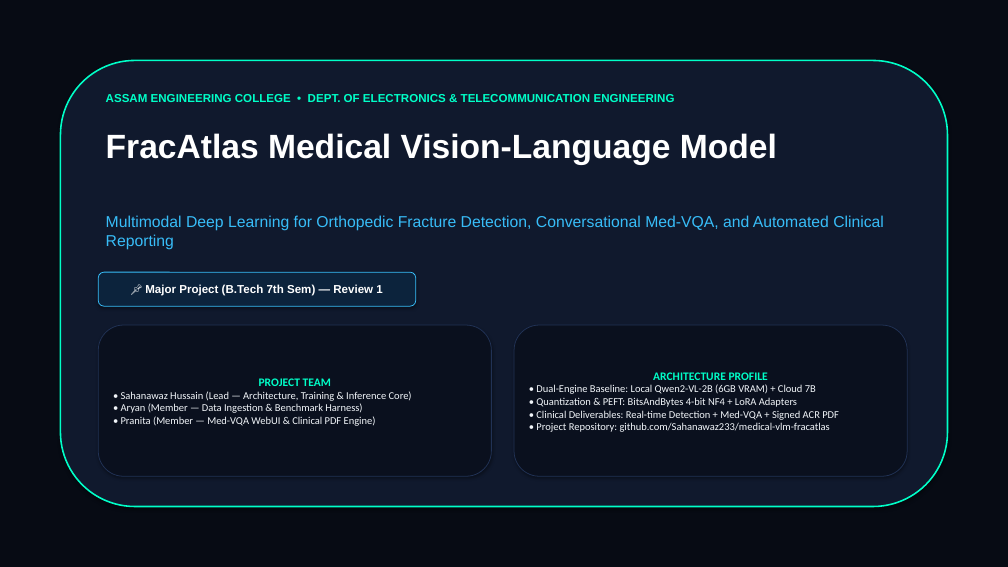
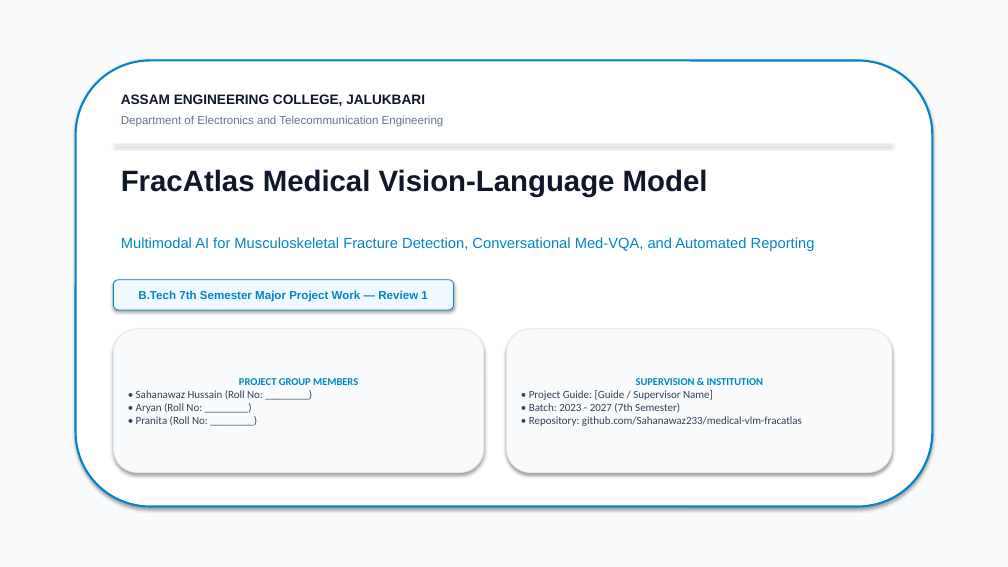
Before and after one commit to Sahanawaz233/medical-vlm-fracatlas, a slide deck: slide 1 of Review_1_Presentation.pptx. Drawn at 1008x567 pixels with LibreOffice and Linux fonts; fonts in the diff are those of the drawing. Boxes give left, top, right and bottom in pixels: in the first picture for what was removed or moved away, otherwise in the second. Text is boxed around its words. In the diff, an @@ line names an element or a change of style, - is before the commit and + after.

Commit message:
docs: finalize clean academic 12-slide presentation for Review 1

```diff
--- a/Review_1_Presentation.pptx
+++ b/Review_1_Presentation.pptx
@@ rectangle at [0,0,1008,567]: fill #070B14 to #F8FAFC @@
@@ rounded rectangle: place and size @@
-rounded rectangle at [60,60,948,507]
+rounded rectangle at [76,60,932,507]
@@ rounded rectangle at [76,60,932,507]: fill #10192D to #FFFFFF; outline #00FFC8 1.5 pt to #0284C7 2 pt @@
@@ text at [121,94,425,106]: text changed; size 11 to 13 pt; text colour #00FFC8 to #0F172A @@
-ASSAM ENGINEERING COLLEGE • DEPT. OF ELECTRONICS & TELECOMMUNICATION ENGINEERING
+ASSAM ENGINEERING COLLEGE, JALUKBARI
@@ text added at [121,115,444,127], 11 pt, text #64748B @@
+Department of Electronics and Telecommunication Engineering
@@ rectangle added at [113,144,892,145], fill #E2E8F0 @@
@@ text "FracAtlas Medical Vision-Language Model": place and size @@
-text "FracAtlas Medical Vision-Language Model" at [106,133,777,165]
+text "FracAtlas Medical Vision-Language Model" at [121,169,708,197]
@@ text "FracAtlas Medical Vision-Language Model" at [121,169,708,197]: size 32 to 28 pt, text colour #FFFFFF to #0F172A @@
@@ text at [121,237,815,251]: text changed; size 15 to 14 pt; text colour #38BDF8 to #0284C7 @@
-Multimodal Deep Learning for Orthopedic Fracture Detection, Conversational Med-VQA, and Automated Clinical Reporting
+Multimodal AI for Musculoskeletal Fracture Detection, Conversational Med-VQA, and Automated Reporting
@@ rounded rectangle "B.Tech 7th Semester Major Project ...": place and size @@
-rounded rectangle "B.Tech 7th Semester Major Project ..." at [98,272,416,306]
+rounded rectangle "B.Tech 7th Semester Major Project ..." at [113,280,454,310]
@@ rounded rectangle "B.Tech 7th Semester Major Project ..." at [113,280,454,310]: fill #0C233C to #F0F9FF; outline #38BDF8 0.75 pt to #0284C7 0.75 pt @@
@@ text in rounded rectangle at [138,290,427,302]: text changed; text colour #FFFFFF to #0284C7 @@
-📌 Major Project (B.Tech 7th Sem) — Review 1
+B.Tech 7th Semester Major Project Work — Review 1
@@ rounded rectangle "PROJECT GROUP MEMBERS": place and size @@
-rounded rectangle "PROJECT GROUP MEMBERS" at [98,325,492,476]
+rounded rectangle "PROJECT GROUP MEMBERS" at [113,329,484,473]
@@ rounded rectangle "PROJECT GROUP MEMBERS" at [113,329,484,473]: fill #0A101E to #F8FAFC; outline #213255 0.75 pt to #E2E8F0 0.75 pt @@
@@ rounded rectangle "SUPERVISION & INSTITUTION" at [507,329,892,473]: fill #0A101E to #F8FAFC; outline #213255 0.75 pt to #E2E8F0 0.75 pt @@
@@ rounded rectangle "SUPERVISION & INSTITUTION": place and size @@
-rounded rectangle "SUPERVISION & INSTITUTION" at [514,325,907,476]
+rounded rectangle "SUPERVISION & INSTITUTION" at [507,329,892,473]
@@ text in rounded rectangle at [136,378,358,425]: text changed; size 10 to 10.5 pt; text colour #F1F5F9 to #334155 @@
-PROJECT TEAM
-• Sahanawaz Hussain (Lead — Architecture, Training & Inference Core)
-• Aryan (Member — Data Ingestion & Benchmark Harness)
-• Pranita (Member — Med-VQA WebUI & Clinical PDF Engine)
+PROJECT GROUP MEMBERS
+• Sahanawaz Hussain (Roll No: ________)
+• Aryan (Roll No: ________)
+• Pranita (Roll No: ________)
@@ text in rounded rectangle at [529,378,802,426]: text changed; size 10 to 10.5 pt; text colour #F1F5F9 to #334155 @@
-ARCHITECTURE PROFILE
-• Dual-Engine Baseline: Local Qwen2-VL-2B (6GB VRAM) + Cloud 7B
-• Quantization & PEFT: BitsAndBytes 4-bit NF4 + LoRA Adapters
-• Clinical Deliverables: Real-time Detection + Med-VQA + Signed ACR PDF
-• Project Repository: github.com/Sahanawaz233/medical-vlm-fracatlas
+SUPERVISION & INSTITUTION
+• Project Guide: [Guide / Supervisor Name]
+• Batch: 2023 - 2027 (7th Semester)
+• Repository: github.com/Sahanawaz233/medical-vlm-fracatlas
```
Also in this commit, not shown: 5 other slides changed, 6 slides added, 6 slides removed, 1 other file.
